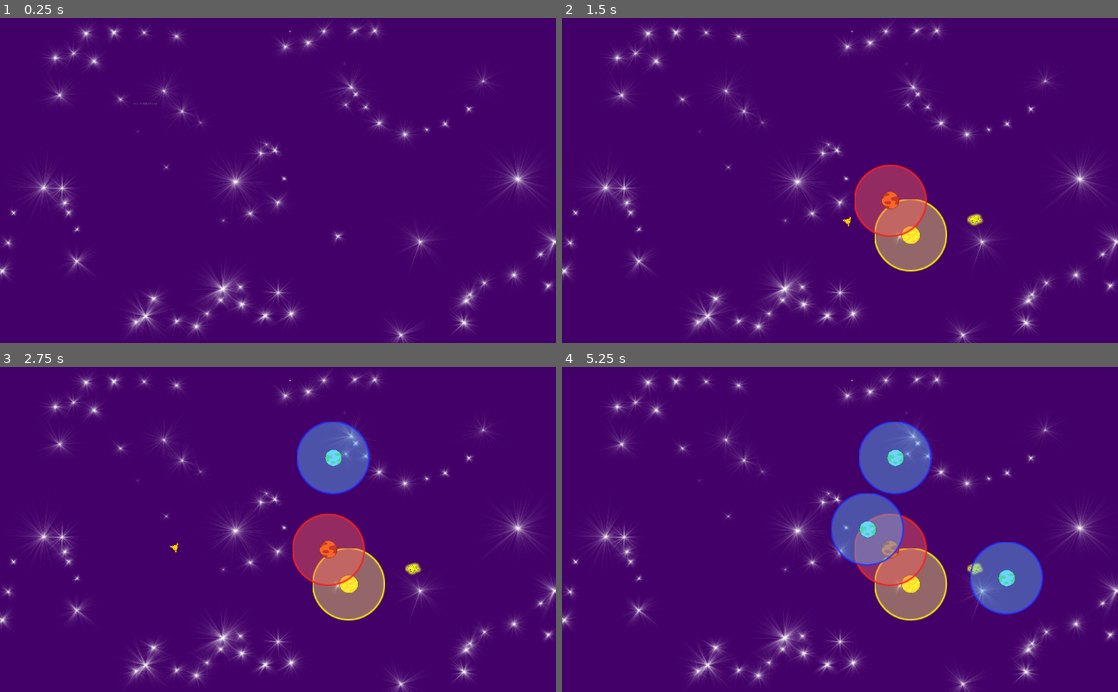
Above: before the commit, frames 1-4 (two rows, left to right).
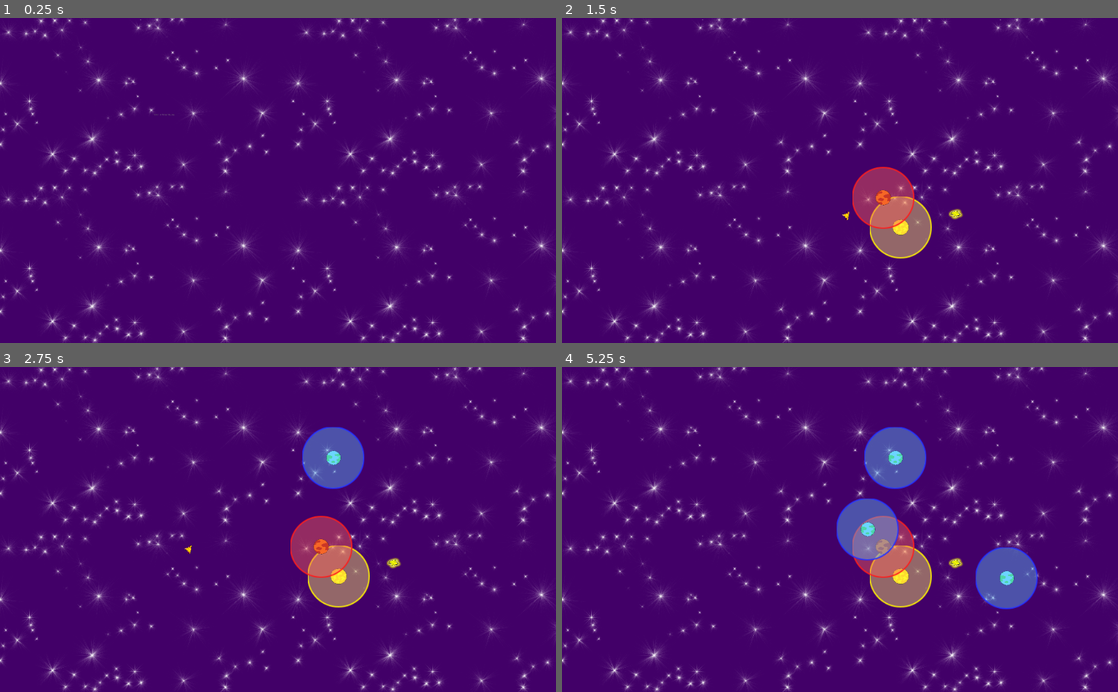
Above: after the commit, the same moments.

Repository: antonindevidal/Lunarium
Game: Godot game, scene res://source/Game.tscn
Two runs of this game, one before a commit and one after it. Both use one fixed random seed, a clock stepped at 60 frames per second and the inputs below.
Inputs (mouse positions are in pixels of both pictures, inside the frame that each line leads up to):
- Up to frame 1 (0.25 s): no input
- Up to frame 2 (1.5 s): tap Enter at 0.5 s; move the mouse to (962, 164) at 0.52 s; right-click (962, 164) at 0.6 s; tap Space at 1.25 s; move the mouse to (728, 196) at 1.27 s; click (728, 196) at 1.35 s
- Up to frame 3 (2.75 s): move the mouse to (333, 458) at 2.02 s; right-click (333, 458) at 2.1 s
- Up to frame 4 (5.25 s): tap Enter at 2.75 s; move the mouse to (812, 594) at 2.77 s; click (812, 594) at 2.85 s; move the mouse to (1006, 578) at 3.52 s; right-click (1006, 578) at 3.6 s; move the mouse to (673, 480) at 4.27 s; click (673, 480) at 4.35 s; tap Space at 5 s; move the mouse to (867, 529) at 5.02 s; right-click (867, 529) at 5.1 s

The runs differ from the first frame. In frame 1, 10% of the frame differs, in the area x 0-100%, y 0-100%; in frame 2, 12%; in frame 3, 13%; in frame 4, 14%.

Commit message:
Fixe BagGround

Diff:
--- a/source/source/Game.tscn
+++ b/source/source/Game.tscn
@@ -1,9 +1,8 @@
-[gd_scene load_steps=7 format=2]
+[gd_scene load_steps=6 format=2]
 
 [ext_resource path="res://ressources/Fond/fond_couleur.png" type="Texture" id=1]
 [ext_resource path="res://source/Game.gd" type="Script" id=2]
 [ext_resource path="res://source/Layouts/StartMenu/StartMenu.tscn" type="PackedScene" id=3]
-[ext_resource path="res://ressources/Fond/fond_grandes.png" type="Texture" id=4]
 [ext_resource path="res://ressources/Fond/fond_petites.png" type="Texture" id=5]
 [ext_resource path="res://ressources/Fond/fond_constellations.png" type="Texture" id=6]
 
@@ -13,7 +12,7 @@
 [node name="Camera2D" type="Camera2D" parent="."]
 position = Vector2( 0, 0.00012207 )
 current = true
-zoom = Vector2( 3, 3 )
+zoom = Vector2( 3.5, 3.5 )
 
 [node name="StartMenu" parent="." instance=ExtResource( 3 )]
 margin_left = -1024.0
@@ -26,28 +25,48 @@
 [node name="Fond" type="ParallaxLayer" parent="ParallaxBackground"]
 
 [node name="Sprite" type="Sprite" parent="ParallaxBackground/Fond"]
-position = Vector2( -63.9998, 60 )
-scale = Vector2( 1.91667, 1.87407 )
+position = Vector2( 3840, 0 )
+scale = Vector2( 6, 2 )
 texture = ExtResource( 1 )
 
-[node name="ParallaxLayer" type="ParallaxLayer" parent="ParallaxBackground"]
+[node name="Couche0" type="ParallaxLayer" parent="ParallaxBackground"]
+z_index = 1
 
-[node name="Sprite" type="Sprite" parent="ParallaxBackground/ParallaxLayer"]
-position = Vector2( -64, -3.99995 )
-scale = Vector2( 1.75833, 1.65185 )
+[node name="Sprite00" type="Sprite" parent="ParallaxBackground/Couche0"]
+position = Vector2( -960, -540 )
+z_index = 1
 texture = ExtResource( 6 )
 
-[node name="ParallaxLayer2" type="ParallaxLayer" parent="ParallaxBackground"]
+[node name="Sprite01" type="Sprite" parent="ParallaxBackground/Couche0"]
+position = Vector2( -960, 540 )
+z_index = 1
+texture = ExtResource( 6 )
 
-[node name="Sprite" type="Sprite" parent="ParallaxBackground/ParallaxLayer2"]
-position = Vector2( 92.0002, 176 )
-scale = Vector2( 1.67083, 1.55556 )
+[node name="Sprite10" type="Sprite" parent="ParallaxBackground/Couche0"]
+position = Vector2( 960, -540 )
+z_index = 1
+texture = ExtResource( 6 )
+
+[node name="Sprite11" type="Sprite" parent="ParallaxBackground/Couche0"]
+position = Vector2( 960, 540 )
+z_index = 1
+texture = ExtResource( 6 )
+
+[node name="Couche1" type="ParallaxLayer" parent="ParallaxBackground"]
+z_index = 2
+
+[node name="Sprite00" type="Sprite" parent="ParallaxBackground/Couche1"]
+position = Vector2( -960, -540 )
 texture = ExtResource( 5 )
 
-[node name="ParallaxLayer3" type="ParallaxLayer" parent="ParallaxBackground"]
-visible = false
+[node name="Sprite01" type="Sprite" parent="ParallaxBackground/Couche1"]
+position = Vector2( -960, 540 )
+texture = ExtResource( 5 )
 
-[node name="Sprite" type="Sprite" parent="ParallaxBackground/ParallaxLayer3"]
-position = Vector2( -160, 104 )
-scale = Vector2( 1.26667, 1.17037 )
-texture = ExtResource( 4 )
+[node name="Sprite10" type="Sprite" parent="ParallaxBackground/Couche1"]
+position = Vector2( 960, -540 )
+texture = ExtResource( 5 )
+
+[node name="Sprite11" type="Sprite" parent="ParallaxBackground/Couche1"]
+position = Vector2( 960, 540 )
+texture = ExtResource( 5 )
